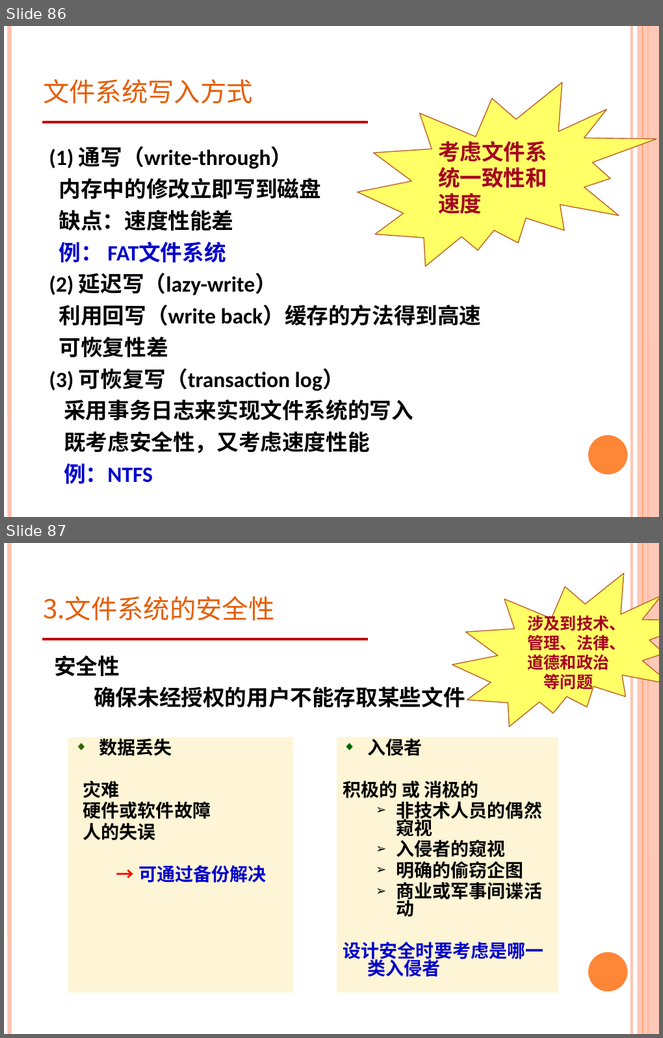
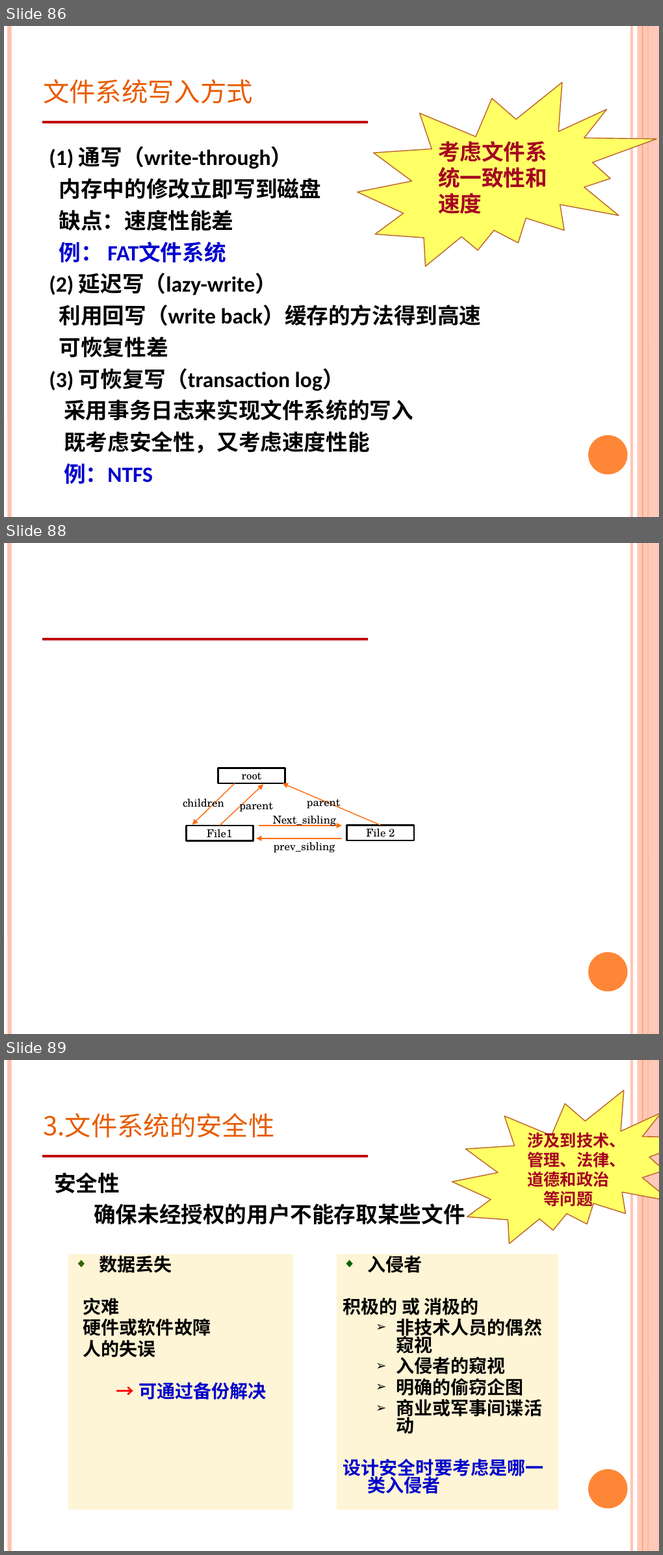
Before and after one commit to fming/master_notes, a slide deck: 操作系统/7-2017-文件管理.pptx. Shown one above the other, each under a label of ours: slides 86 and 87 before the commit, slides 86, 88 and 89 after it; the slides between them are not shown. The pictures are 663x1038 and 663x1555 pixels, drawn with LibreOffice and Linux fonts; fonts in the diff are those of the drawing. Boxes give left, top, right and bottom in pixels: in the first picture for what was removed or moved away, otherwise in the second. Text is boxed around its words. In the diff, an @@ line names an element or a change of style, - is before the commit and + after.

```diff
--- a/操作系统/7-2017-文件管理.pptx
+++ b/操作系统/7-2017-文件管理.pptx
@@ slide 88 added at [4,543,659,1034], background #FFFFFF; not listed: 7 template elements that a slide beside it also shows @@
@@ rectangle added at [218,769,285,784], fill #FFFFFF, outline #000000 2 pt, 12 pt, text #000000 @@
+root
@@ text added at [183,796,224,811], 12 pt, text #000000 @@
+children
@@ arrow added from (235, 783) to (192, 824), #FF6B0A 1 pt @@
@@ arrow added from (220, 826) to (263, 785), #FF6B0A 1 pt @@
@@ arrow added from (381, 825) to (282, 783), #FF6B0A 1 pt @@
@@ text added at [307,795,341,809], 12 pt, text #000000 @@
+parent
@@ text added at [239,799,273,812], 12 pt, text #000000 @@
+parent
@@ text added at [273,815,336,826], 12 pt, text #000000 @@
+Next_sibling
@@ rectangle added at [186,826,253,842], fill #FFFFFF, outline #000000 2 pt, 12 pt, text #000000 @@
+File1
@@ arrow added from (259, 826) to (342, 826), #FF6B0A 1 pt @@
@@ rectangle added at [347,825,414,841], fill #FFFFFF, outline #000000 2 pt, 12 pt, text #000000 @@
+File 2
@@ arrow added from (342, 839) to (256, 839), #FF6B0A 1 pt @@
@@ text added at [274,842,336,853], 12 pt, text #000000 @@
+prev_sibling
@@ what was slide 87 is now slide 89 @@
```
Also in this commit, not shown: 1 other slide added, 2 other files.
